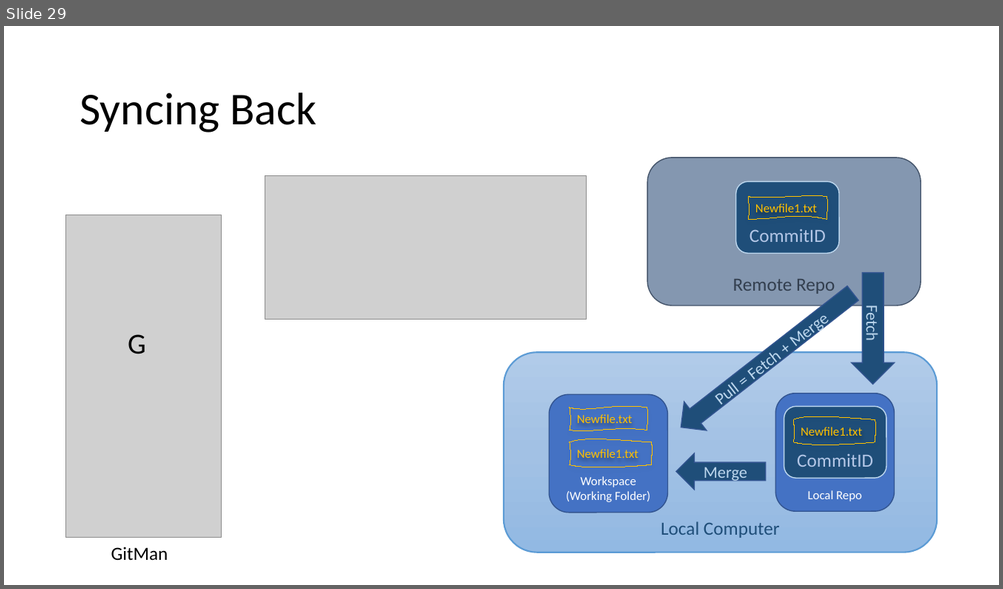
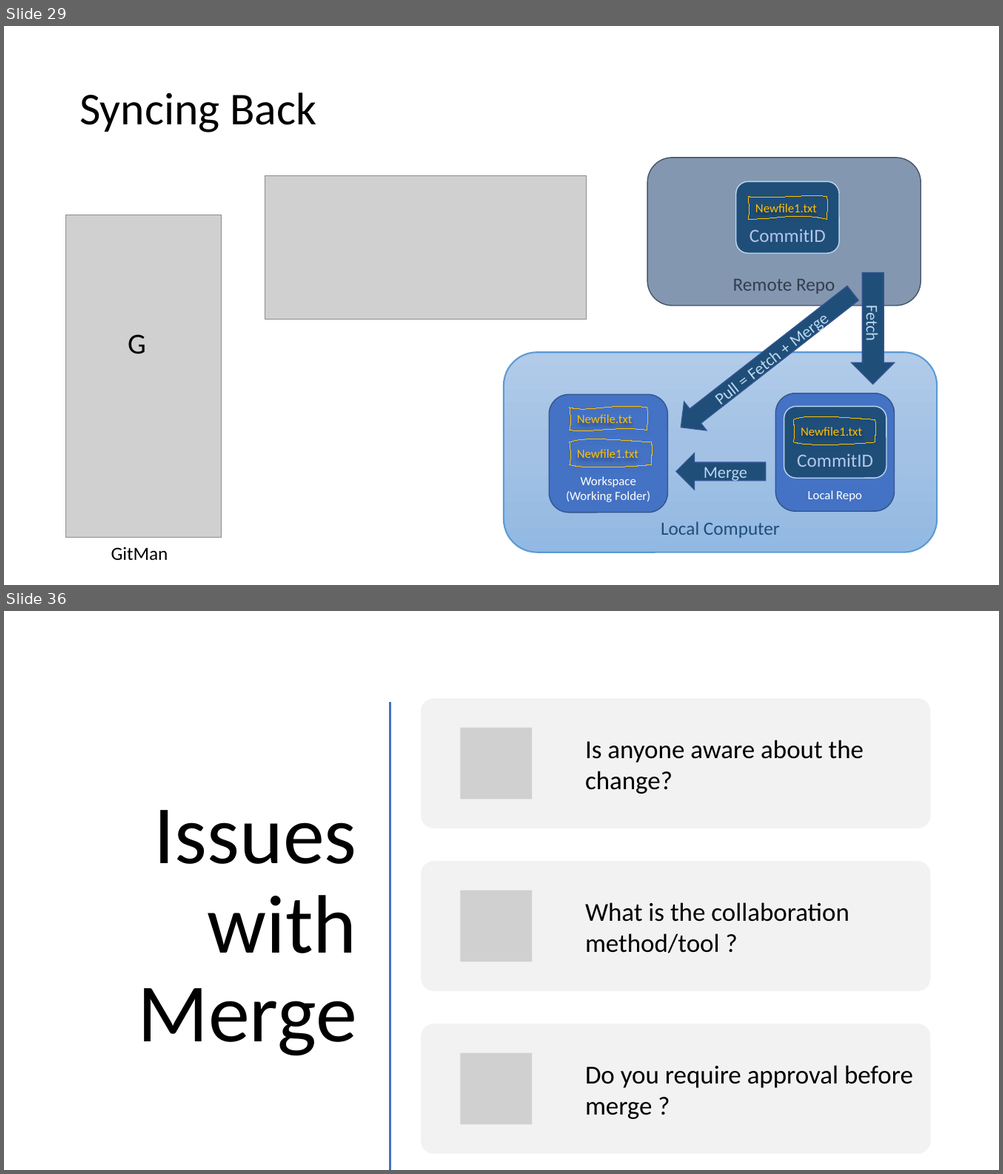
Before and after one commit to LearnWithCSA/GitWorkshop, a slide deck: SlideDeck/Git for Infra.pptx. Shown one above the other, each under a label of ours: slide 29 before the commit, slides 29 and 36 after it; the slides between them are not shown. The pictures are 1003x589 and 1003x1174 pixels, drawn with LibreOffice and Linux fonts; fonts in the diff are those of the drawing; grey boxes stand for pictures. Boxes give left, top, right and bottom in pixels: in the first picture for what was removed or moved away, otherwise in the second. Text is boxed around its words. In the diff, an @@ line names an element or a change of style, - is before the commit and + after.

```diff
--- a/SlideDeck/Git for Infra.pptx
+++ b/SlideDeck/Git for Infra.pptx
@@ slide 36 added at (x1=4, y1=611, x2=999, y2=1170), background #FFFFFF @@
@@ line added from (390, 703) to (390, 1170), #ED7D31 2 pt @@
@@ title added at (x1=137, y1=810, x2=357, y2=1056), 80 pt, text #000000 @@
+Issues with Merge
@@ group added at (x1=421, y1=698, x2=930, y2=1155): 3 rounded rectangles, 3 pictures, 3 texts @@
+Is anyone aware about the change?
+What is the collaboration method/tool ?
+Do you require approval before merge ?
```
Also in this commit, not shown: 4 slides changed, 10 other slides added, 1 slide removed, 2 other files.
